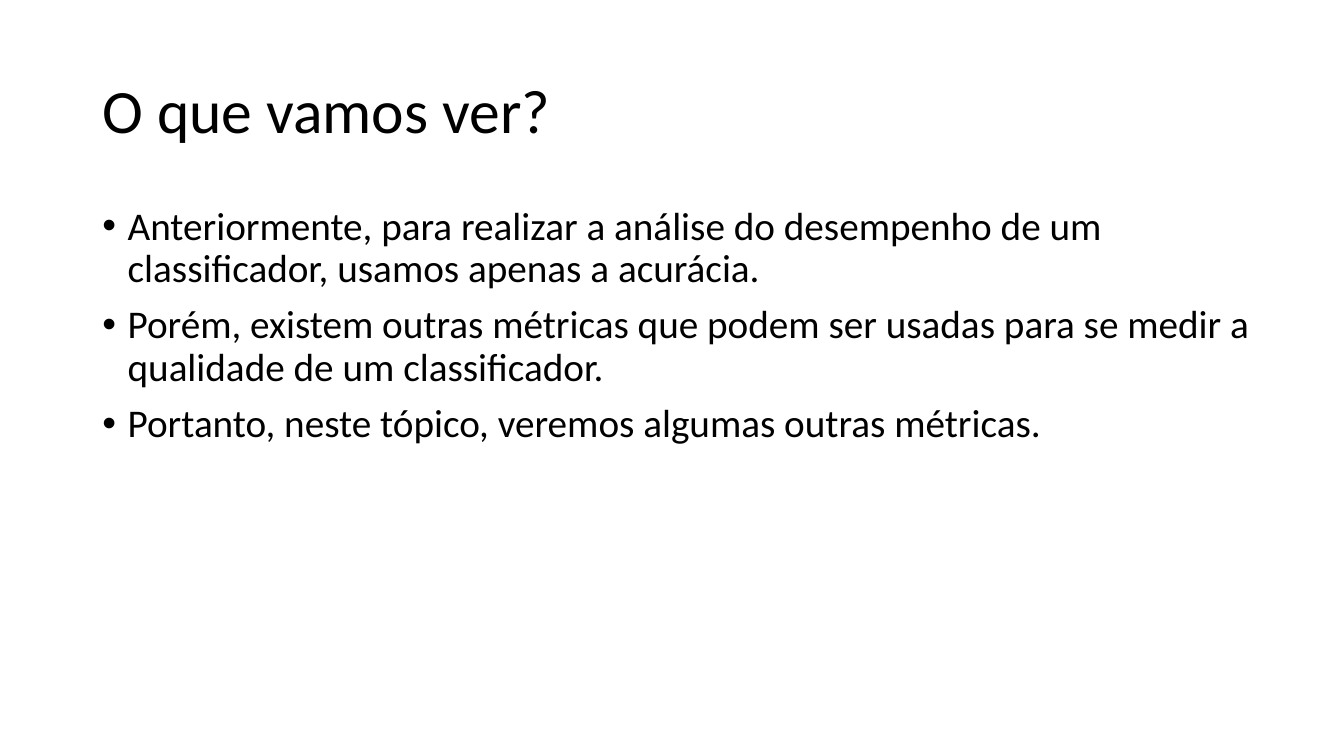
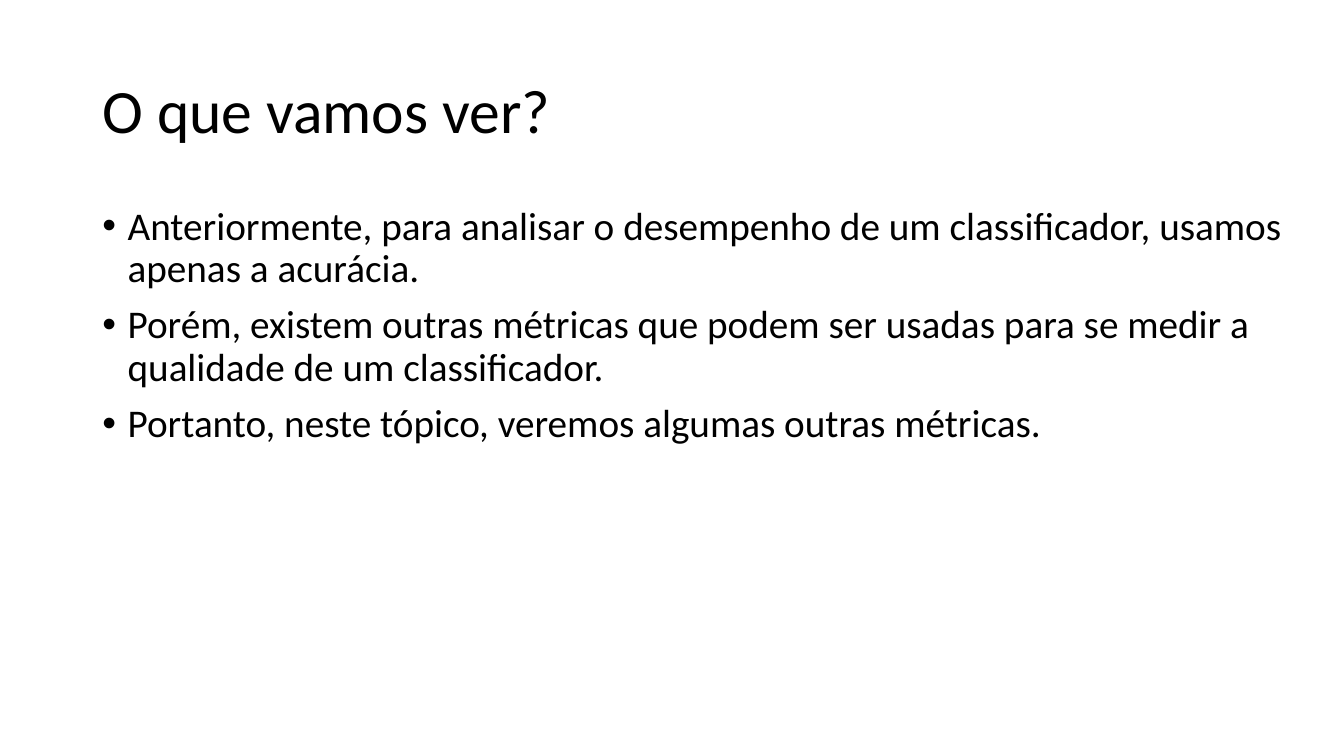
Before and after one commit to zz4fap/c24_inteligencia_artificial, a slide deck: slide 2 of slides/C24_Métricas_de_Classificação.pptx. Drawn at 1344x756 pixels with LibreOffice and Linux fonts; fonts in the diff are those of the drawing. Boxes give left, top, right and bottom in pixels: in the first picture for what was removed or moved away, otherwise in the second. Text is boxed around its words. In the diff, an @@ line names an element or a change of style, - is before the commit and + after.

```diff
--- a/slides/C24_Métricas_de_Classificação.pptx
+++ b/slides/C24_Métricas_de_Classificação.pptx
@@ text at (128,212,1281,289): text changed @@
-• Anteriormente, para realizar a análise do desempenho de um classificador, usamos apenas a acurácia.
+• Anteriormente, para analisar o desempenho de um classificador, usamos apenas a acurácia.
```
Also in this commit, not shown: 15 other slides changed, 1 slide added, 2 other files.
